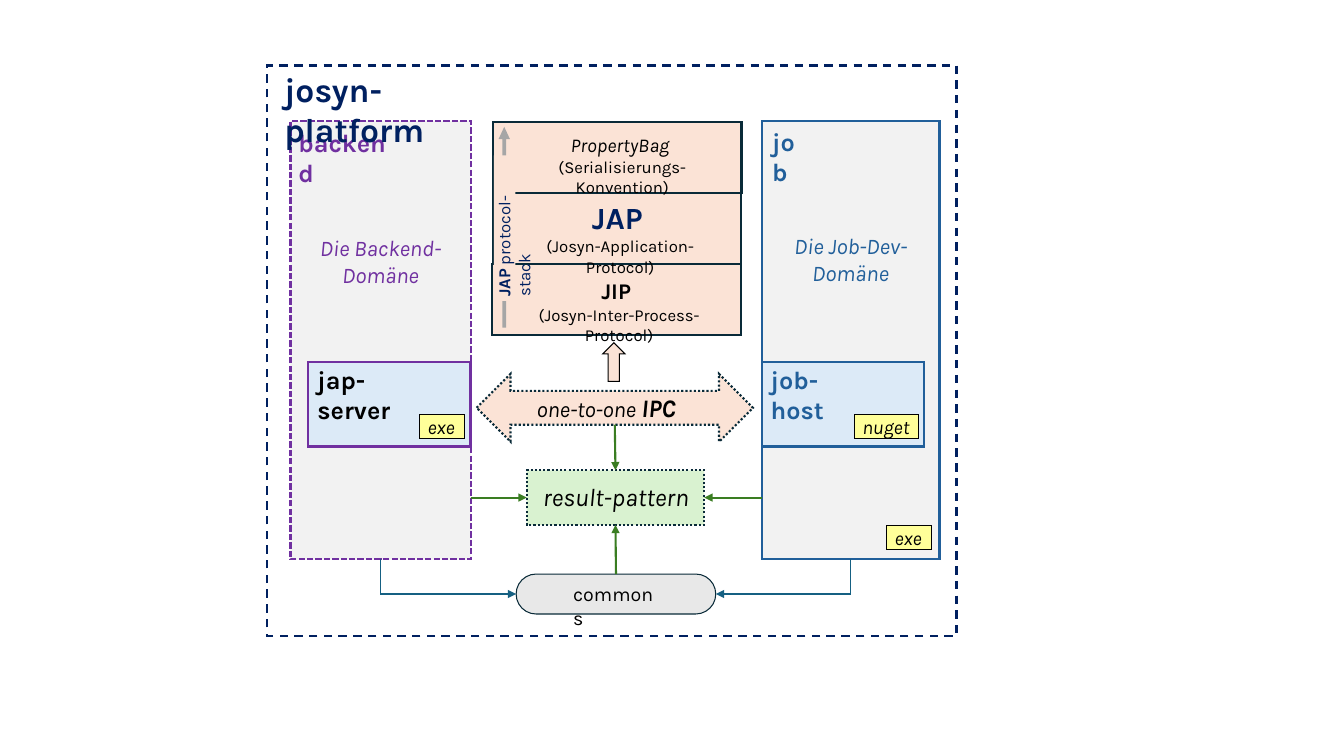
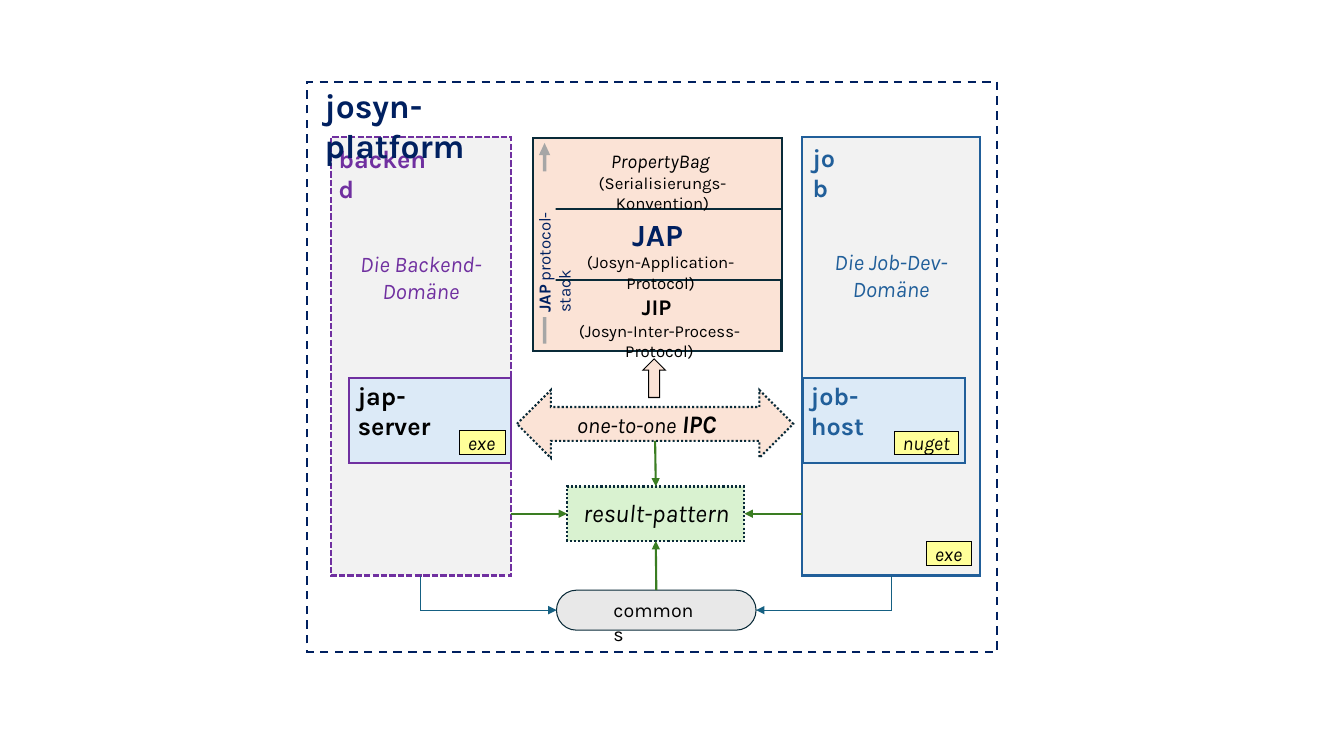
Before and after one commit to ckluth/josyn-platform, a slide deck: slide 9 of josyn-intro.pptx (slide 15 before the commit). Drawn at 1344x756 pixels with LibreOffice and Linux fonts; fonts in the diff are those of the drawing. Boxes give left, top, right and bottom in pixels: in the first picture for what was removed or moved away, otherwise in the second. Text is boxed around its words. In the diff, an @@ line names an element or a change of style, - is before the commit and + after.

```diff
--- a/josyn-intro.pptx
+++ b/josyn-intro.pptx
@@ 14 texts, 13 rectangles, 4 arrows, 2 elbow arrows, 2 up arrows, 1 left right arrow, 1 rounded rectangle moved together from (x1=267, y1=66, x2=957, y2=636) to (x1=308, y1=82, x2=997, y2=652) @@
```
Also in this commit, not shown: 4 other slides changed, 1 slide added, 6 slides removed.
